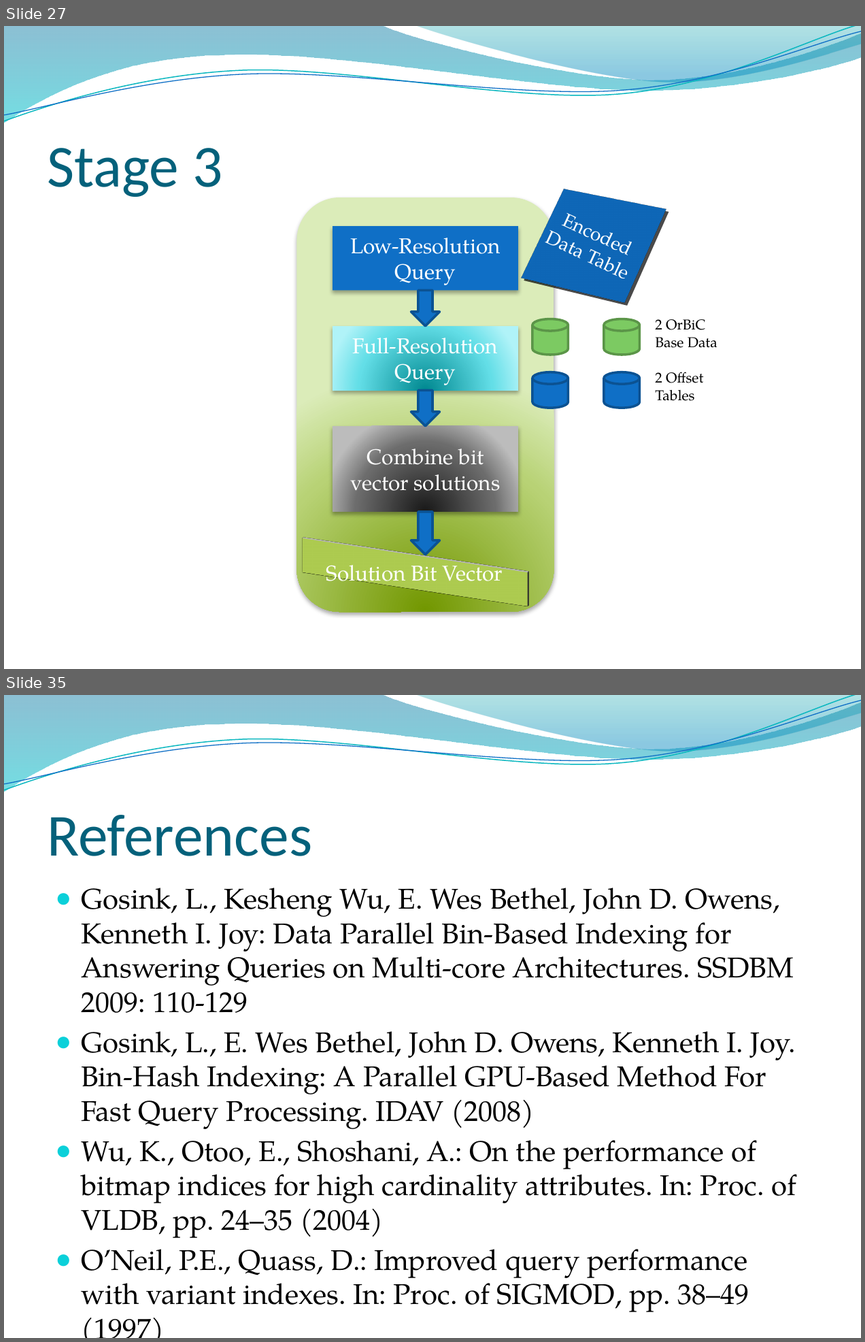
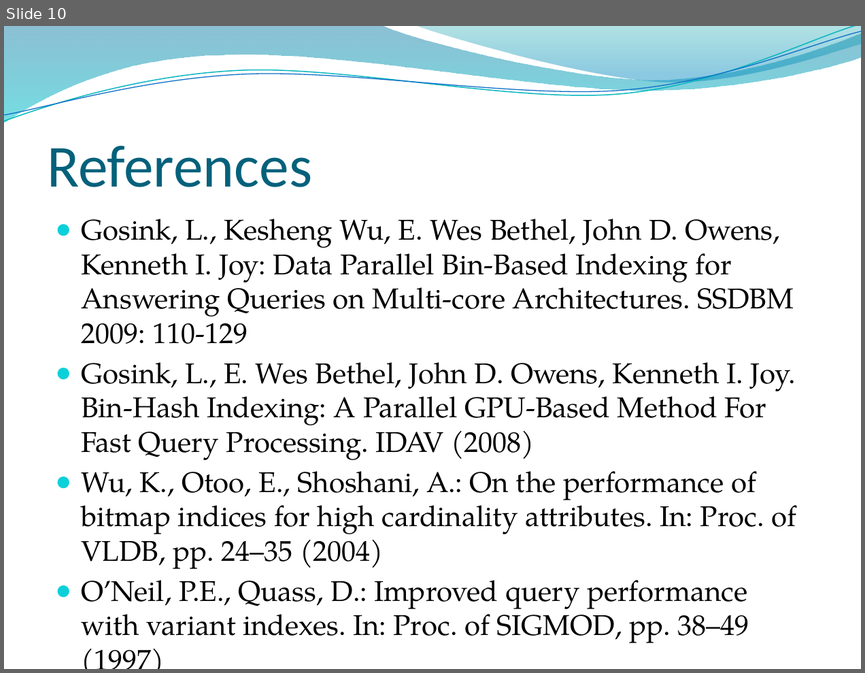
Before and after one commit to edvelezg/unb-pdp2, a slide deck: Project/InterimPresentation.pptx. Shown one above the other, each under a label of ours: slides 27 and 35 before the commit, slide 10 after it; the slides between them are not shown. The pictures are 865x1342 and 865x673 pixels, drawn with LibreOffice and Linux fonts; fonts in the diff are those of the drawing; background and template pictures are left out. Boxes give left, top, right and bottom in pixels: in the first picture for what was removed or moved away, otherwise in the second. Text is boxed around its words. In the diff, an @@ line names an element or a change of style, - is before the commit and + after.

```diff
--- a/Project/InterimPresentation.pptx
+++ b/Project/InterimPresentation.pptx
@@ slide 27 removed at (4,26,861,669), background picture (left out); not listed: 4 template elements that a slide beside it also shows @@
@@ title removed at (47,148,222,197) @@
-Stage 3
@@ group removed at (290,191,717,611): 5 rectangles, 4 flow chart magnetic drums, 3 down arrows, 2 texts, 1 rounded rectangle @@
-Low-Resolution Query
-Full-Resolution Query
-Solution Bit Vector
-Combine bit vector solutions
-Encoded Data Table
-2 OrBiC Base Data
-2 Offset Tables
@@ what was slide 35 is now slide 10 @@
```
Also in this commit, not shown: 4 slides changed, 4 slides added, 28 other slides removed, 2 other files.
